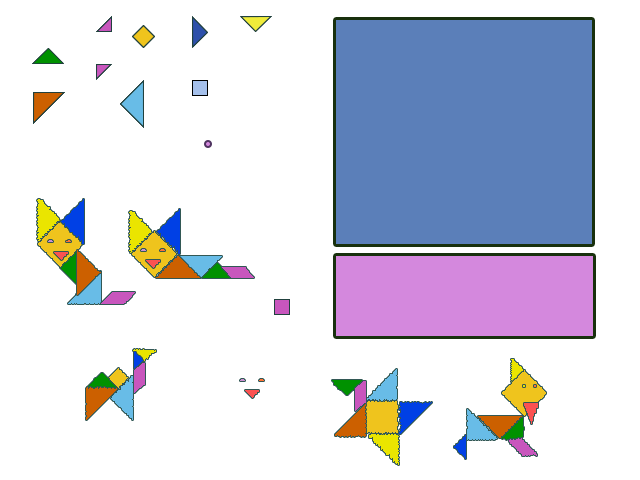
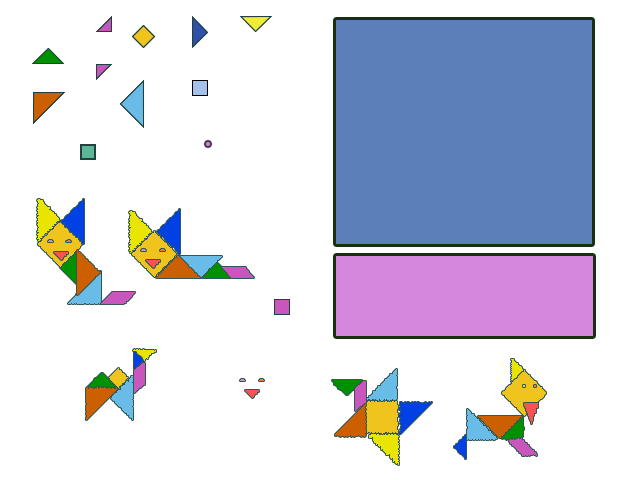
Revision of a layered 640 x 480 image; what changed, layer by layer:
added layer "Прямоугольник 1" above "Эллипс 1" over 80, 144, 96, 160
